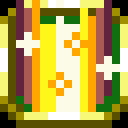
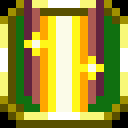
Layered file, before and after one edit (128 x 128). Changes by layer:
painted on "Background" over [16,0,120,112]
